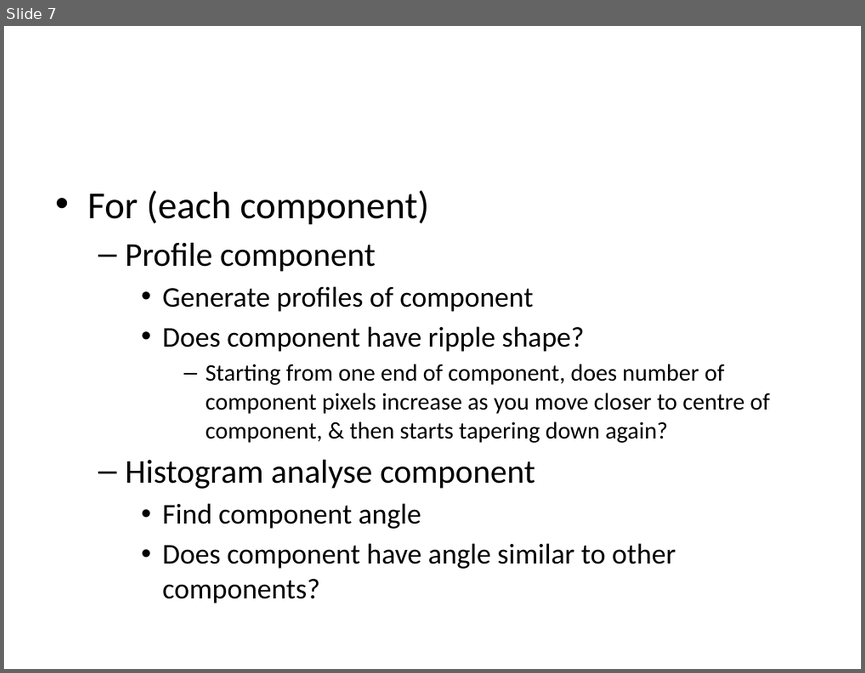
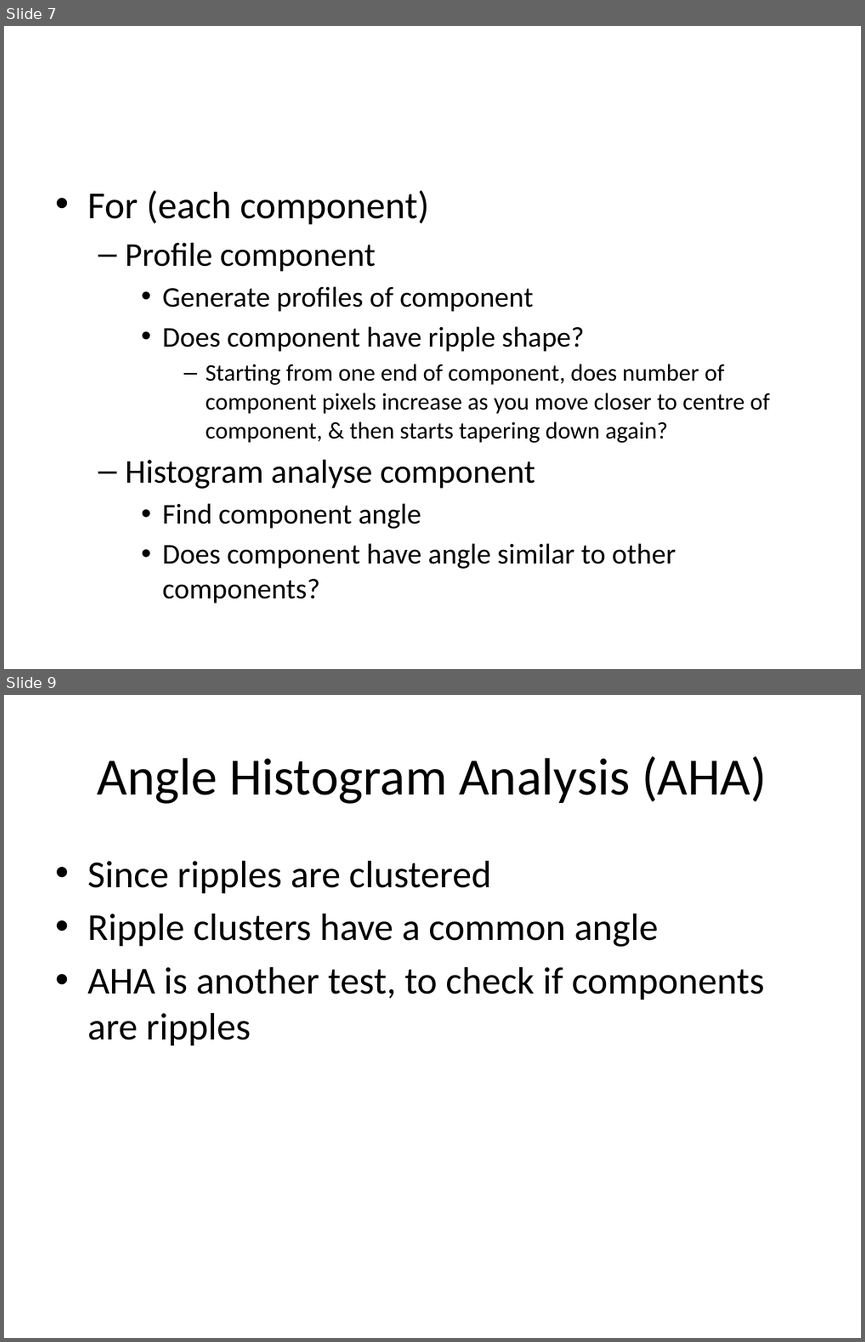
Before and after one commit to myIMT/ConsoleApplication5, a slide deck: ConsoleApplication5/20170118_POA.pptx. Shown one above the other, each under a label of ours: slide 7 before the commit, slides 7 and 9 after it; the slides between them are not shown. The pictures are 865x673 and 865x1342 pixels, drawn with LibreOffice and Linux fonts; fonts in the diff are those of the drawing. Boxes give left, top, right and bottom in pixels: in the first picture for what was removed or moved away, otherwise in the second. Text is boxed around its words. In the diff, an @@ line names an element or a change of style, - is before the commit and + after.

```diff
--- a/ConsoleApplication5/20170118_POA.pptx
+++ b/ConsoleApplication5/20170118_POA.pptx
@@ slide 9 added at box(4, 695, 861, 1338), background #FFFFFF @@
@@ title added at box(98, 756, 766, 804), 44 pt, text #000000 @@
+Angle Histogram Analysis (AHA)
@@ text added at box(87, 861, 765, 1046), 32 pt, text #000000 @@
+• Since ripples are clustered
+• Ripple clusters have a common angle
+• AHA is another test, to check if components are ripples
```
Also in this commit, not shown: 1 other slide added, 8 other files.
